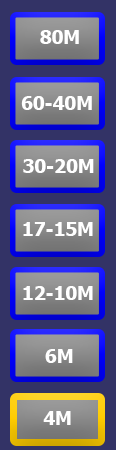
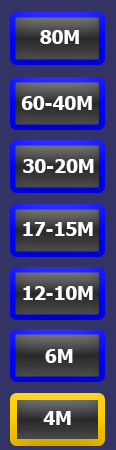
Comparing the layer stacks of the two 116x450 images. Changes:
painted on "Button7" over <box>17,400,98,439</box>
painted on "Button6" over <box>15,334,99,377</box>
painted on "Button5" over <box>15,272,99,315</box>
painted on "Button4" over <box>15,209,99,252</box>
painted on "Button3" over <box>15,145,99,188</box>
painted on "Button2" over <box>15,82,99,125</box>
painted on "Button1" over <box>15,17,99,60</box>